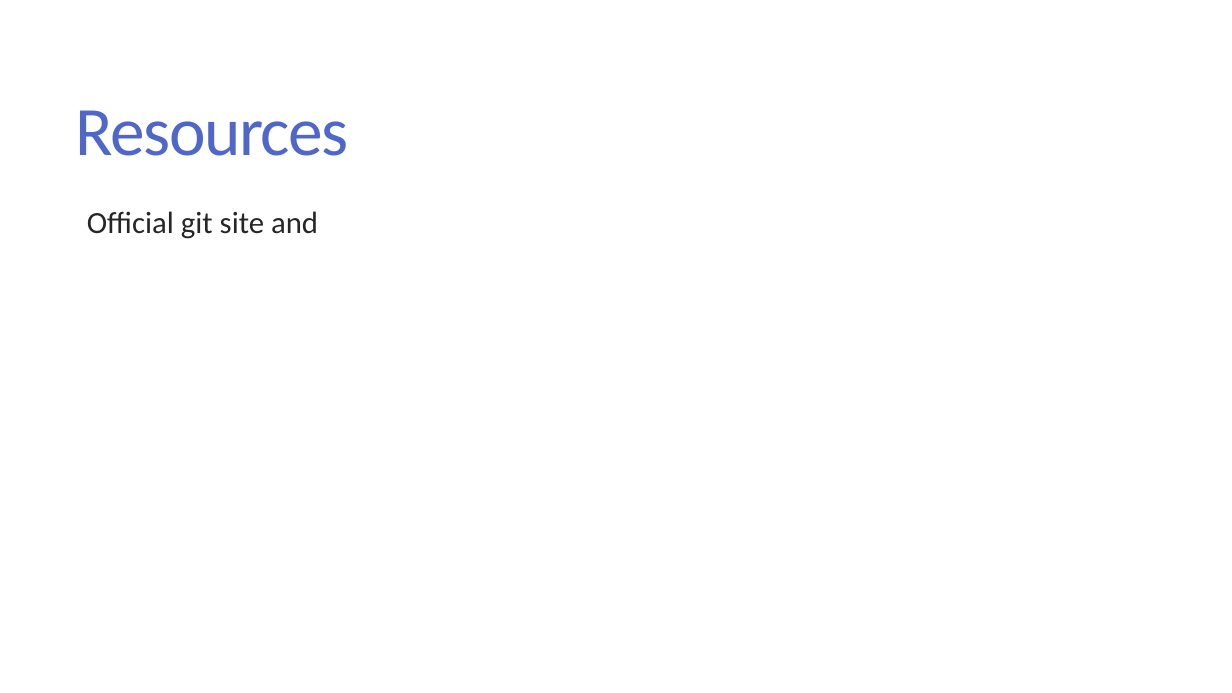
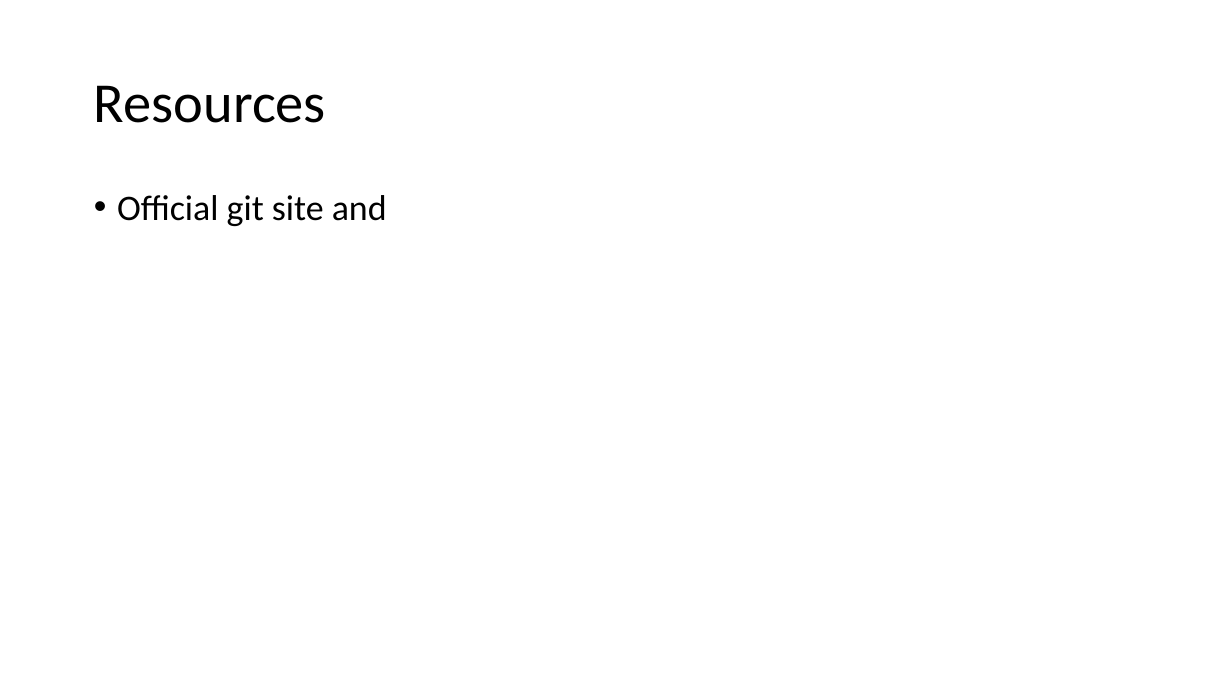
Before and after one commit to diwashrestha/program-and-talks, a slide deck: slide 19 of Working with git and GitHub/Working with Git and GitHub.pptx (slide 16 before the commit). Drawn at 1232x693 pixels with LibreOffice and Linux fonts; fonts in the diff are those of the drawing. Boxes give left, top, right and bottom in pixels: in the first picture for what was removed or moved away, otherwise in the second. Text is boxed around its words. In the diff, an @@ line names an element or a change of style, - is before the commit and + after.

```diff
--- a/Working with git and GitHub/Working with Git and GitHub.pptx
+++ b/Working with git and GitHub/Working with Git and GitHub.pptx
@@ title "Resources": place and size @@
-title "Resources" at [76,110,349,156]
+title "Resources" at [94,85,326,123]
@@ title "Resources" at [94,85,326,123]: size 54 to 44 pt, text colour #4E67C8 to #000000, letter spacing -1.2 to 0 pt; line spacing 0.85 to 0.9 @@
@@ text "Official git site and": place and size @@
-text "Official git site and" at [87,211,318,239]
+text "Official git site and" at [117,195,387,226]
@@ text "Official git site and" at [117,195,387,226]: size 24 to 28 pt, text colour #262626 to #000000; bullet   to •; line spacing 0.85 to 0.9; less space between paragraphs @@
```
Also in this commit, not shown: 12 other slides changed, 6 slides added, 3 slides removed.
